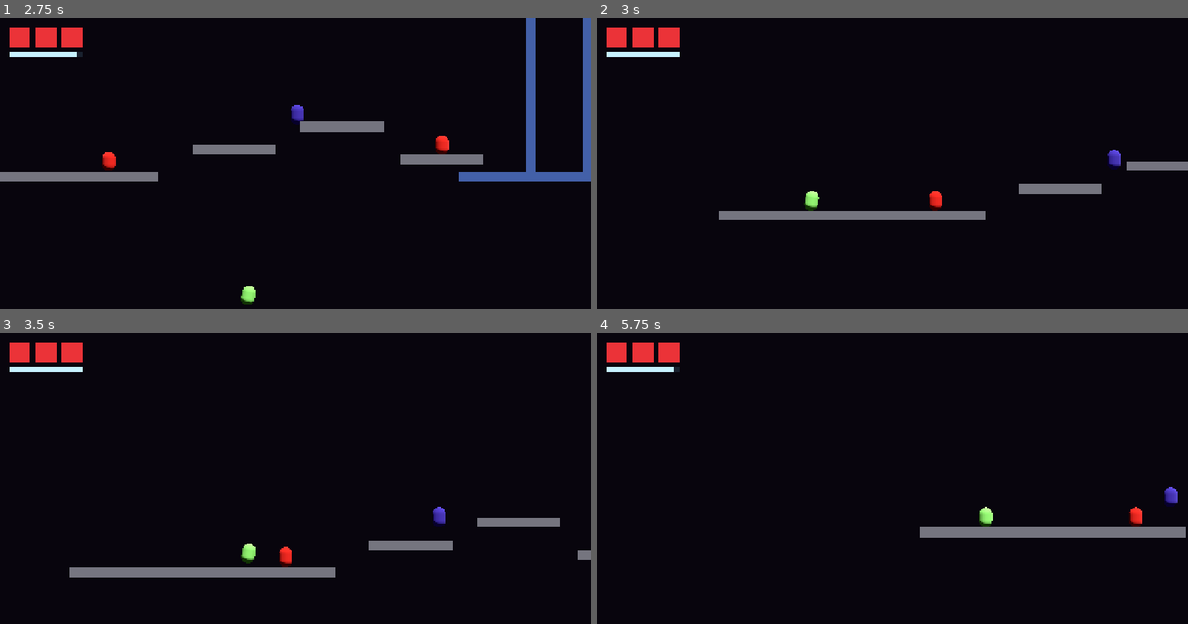
Above: before the commit, frames 1-4 (two rows, left to right).
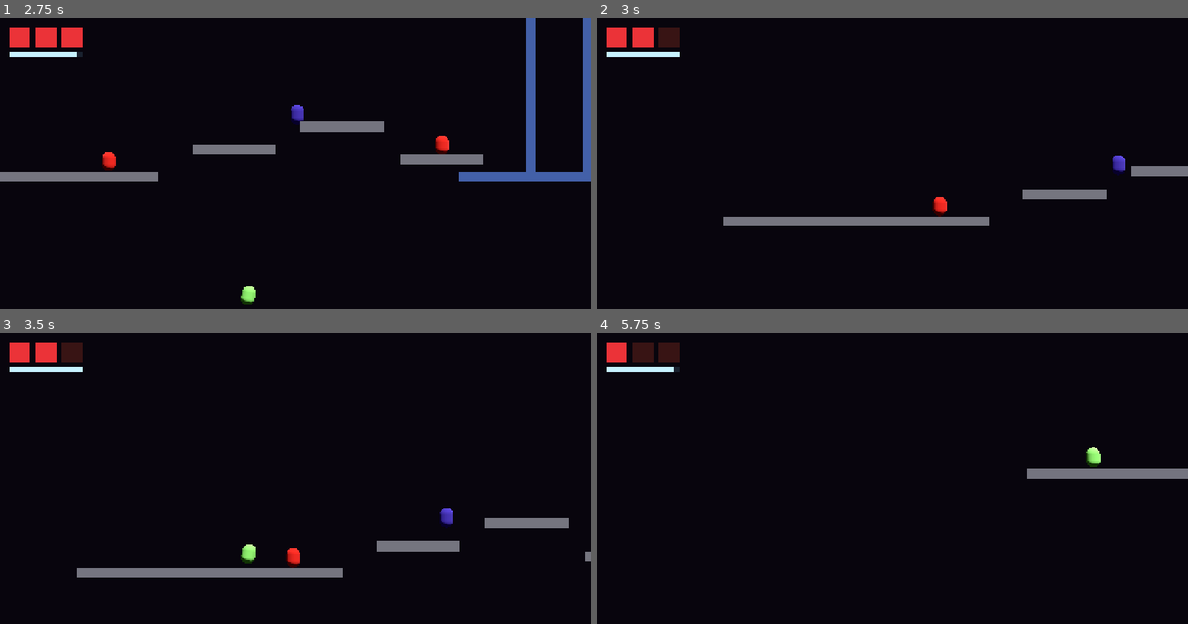
Above: after the commit, the same moments.

Repository: Cuylerleon96/echoes-of-the-great-root
Game: Godot game, scene res://main.tscn
Same seed, same stepped clock (60 frames per second), same inputs: the game is played once before the commit and once after it.
Inputs:
- Up to frame 1 (2.75 s): hold D (move_right) 0.53-1.28 s; hold X (dash) 0.53-1.28 s; tap Space (jump) at 0.77, 1.52 s; hold S (move_down) 1.28-2.03 s; tap E (stun) at 1.35 s; hold D (move_right) from 2.03 s (still down); hold X (dash) from 2.03 s (still down)
- Up to frame 2 (3 s): keep holding D (move_right); release X (dash) at 2.78 s; tap E (stun) at 2.85 s
- Up to frame 3 (3.5 s): keep holding D (move_right); tap Space (jump) at 3.02 s
- Up to frame 4 (5.75 s): release D (move_right) at 3.53 s; hold X (dash) 3.53-4.28 s; hold A (move_left) 3.53-5.03 s; tap Space (jump) at 3.77, 4.52 s; tap E (stun) at 4.35 s; hold S (move_down) from 5.03 s (still down); hold X (dash) from 5.03 s (still down)

Frame 1 is identical in both runs. In frame 2, 3.4% of the frame differs, in the area x 10-100%, y 3-72%; in frame 3, 1.2%; in frame 4, 3.7%, in the area x 6-100%, y 3-71%.

Commit message:
Lose a heart on fall
_check_fall now calls take_damage(1) after teleporting to spawn. If that
drops hp to 0, _die() fires (resetting enemies etc.) from the spawn point.
I-frames prevent repeated damage on instant back-to-back falls.

Co-Authored-By: Claude Sonnet 4.6 <noreply@anthropic.com>

Diff:
--- a/main.gd
+++ b/main.gd
@@ -69,4 +69,5 @@
 func _check_fall() -> void:
 	if echo.global_position.y < respawn_y_threshold:
 		echo.global_position = SPAWN_POSITION
-		echo.velocity         = Vector3.ZERO
+		echo.velocity        = Vector3.ZERO
+		echo.take_damage(1)
